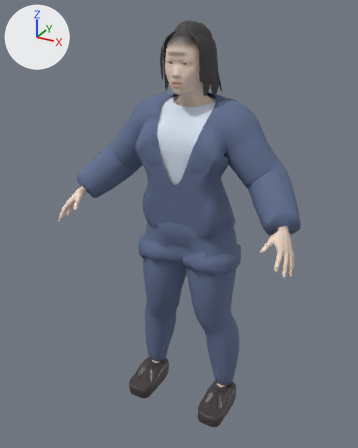
The glTF model assets/people/clerk.glb: old version first, new version second.
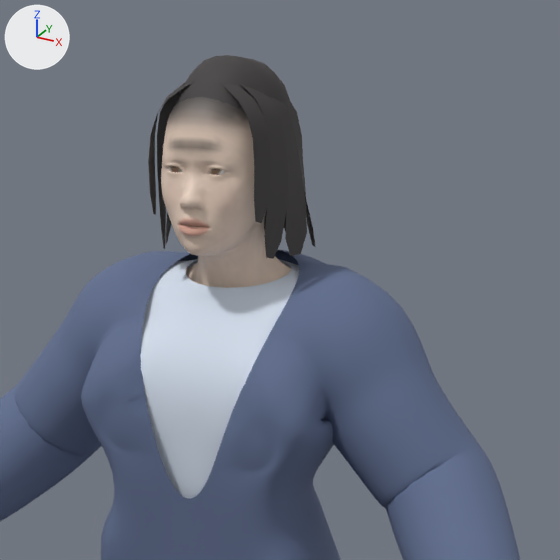
There are two pictures of each version: one whole from a 50 mm camera at (0.774, -1.525, 1.511) aimed at (-0.027, -0.068, 0.783), one close up on the part from 29% to 87% of the width and 0% to 46% of the height. The axes (+X, +Y, +Z) are drawn at upper left. The lights are the same throughout. The first two pictures are the older version. Vertices at exactly the same position are counted once.

The first close-up shows 'Bob', 'Body', 'Hair', 'Outer', 'Top'.
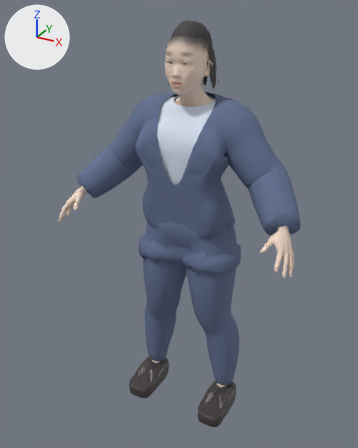
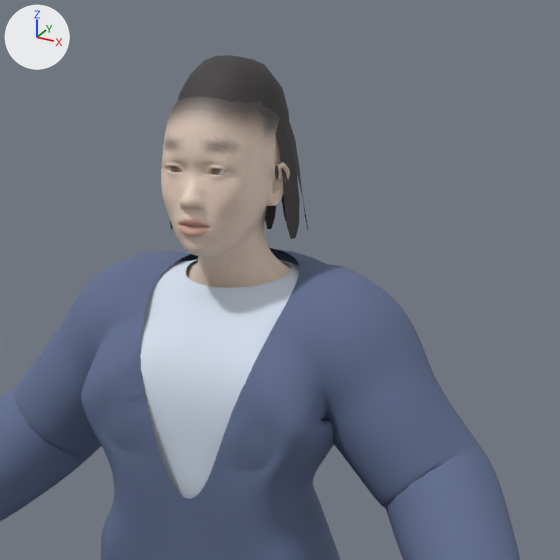
Where the change shows, as pixel boxes (x1, y1, x2, y2) in the close-ups (560 x 560 px):
'Bob', reshaped
    before: (148, 81, 315, 259)
    after: (170, 117, 308, 239)
part 1 of me_bob, rebuilt
    before: (267, 96, 307, 256)
    after: (275, 117, 300, 239)
part 2 of me_bob, rebuilt (mostly hidden)
    before: (264, 210, 267, 231)
    after: (265, 206, 276, 229)
part 3 of me_bob, rebuilt (mostly hidden)
    before: (166, 212, 172, 244)
    after: (170, 221, 173, 229)
part 4 of me_bob, rebuilt
    before: (288, 101, 315, 247)
    after: (284, 122, 308, 230)
part 5 of me_bob, rebuilt (mostly hidden)
    before: (284, 217, 286, 232)
    after: (282, 194, 287, 224)
part 6 of me_bob, deleted
    before: (221, 83, 271, 223)
part 7 of me_bob, deleted
    before: (148, 81, 195, 215)
part 8 of me_bob, cut back
    before: (157, 83, 288, 259)
    after: (275, 165, 279, 179)
part 9 of me_body, recoloured
    before: (162, 98, 267, 236)
    after: (162, 97, 290, 236)

Edits to the bpy script that builds the scene:
```text
Change me_bob:
    used by ob_bob; location = (0.0, 0.0, 0.0)
    remove me_bob.from_pydata(...)  # 212 vertices, 188 faces; spans x -0.093..0.093, y -0.114..0.046, z 1.246..1.452
    add me_bob.from_pydata(...)  # 156 vertices, 136 faces; spans x -0.085..0.085, y -0.071..0.041, z 1.265..1.441
    me_bob part 1: the loose piece of 18 vertices spanning x 0.021..0.093, y -0.061..-0.012, z 1.25..1.451 is rebuilt with 18 vertices and now spans x 0.032..0.085, y -0.057..-0.016, z 1.268..1.44
    me_bob part 2: the loose piece of 18 vertices spanning x 0.001..0.027, y -0.019..0.046, z 1.246..1.45 is rebuilt with 18 vertices and now spans x 0.001..0.026, y -0.01..0.041, z 1.265..1.44
    me_bob part 3: the loose piece of 18 vertices spanning x -0.093..-0.021, y -0.061..-0.012, z 1.25..1.451 is rebuilt with 18 vertices and now spans x -0.085..-0.032, y -0.057..-0.016, z 1.268..1.44
    me_bob part 4: the loose piece of 18 vertices spanning x 0.018..0.091, y -0.045..0.032, z 1.252..1.452 is rebuilt with 18 vertices and now spans x 0.029..0.082, y -0.036..0.025, z 1.271..1.441
    me_bob part 5: the loose piece of 18 vertices spanning x 0.01..0.062, y -0.03..0.045, z 1.248..1.451 is rebuilt with 18 vertices and now spans x 0.018..0.059, y -0.02..0.039, z 1.268..1.441
    me_bob part 6: the loose piece of 16 vertices spanning x 0.014..0.076, y -0.114..-0.087, z 1.293..1.446 is deleted
    me_bob part 7: the loose piece of 16 vertices spanning x -0.076..-0.014, y -0.114..-0.087, z 1.293..1.446 is deleted
    me_bob part 8: 36 vertices removed from x -0.082..0.082, y -0.088..-0.05, z 1.249..1.449; 12 vertices added at x -0.075..0.075, y -0.071..-0.062, z 1.338..1.354
    other edits to the shape of me_bob do not show in these pictures
Change me_body:
    where me_body.from_pydata(...)  # 8798 vertices, 17206 faces; spans x -0.446..0.446, y -0.279..0.082, z 0.064..1.447
    used by ob_body; location = (0.0, 0.0, 0.0)
    me_body part 9: 2479 faces centred in x -0.077..0.077, y -0.135..0.007, z 1.272..1.439 are repainted in the vertex colours; the middle colour goes from beige #d2bdae to beige #e9d2c1
```
